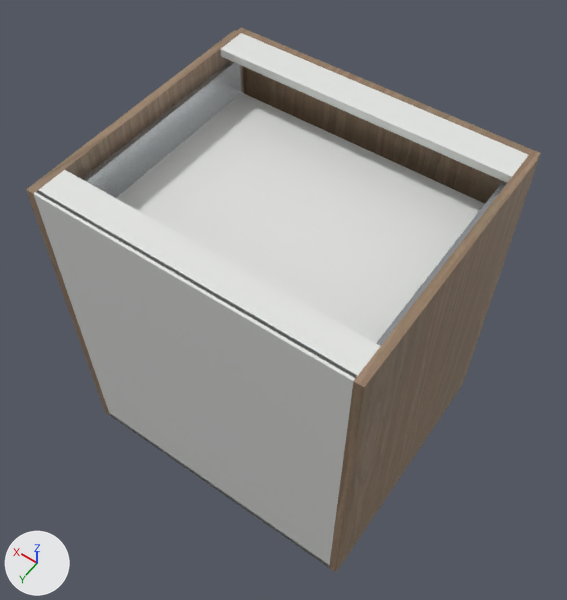
The glTF model storefront/public/cabinet-inventory/models/oppein-pb-mnw-b27.glb, before and after one commit.
Before and after are seen from a 50 mm camera at (-0.249, 0.544, 1.828) aimed at (0.371, -0.324, 0.464). The lights are fixed; the arrows at lower left show +X, +Y and +Z. The first picture is the older version. Where no turn or scale is listed for an object, it has been applied to the vertices.

The first picture shows 'Cabinet back', 'Cabinet side', 'Cabinet side.001', 'Drawer floor', 'Drawer front', 'Drawer side', 'Drawer side.001', 'Top support rail', 'Top support rail.001' and 2 more.
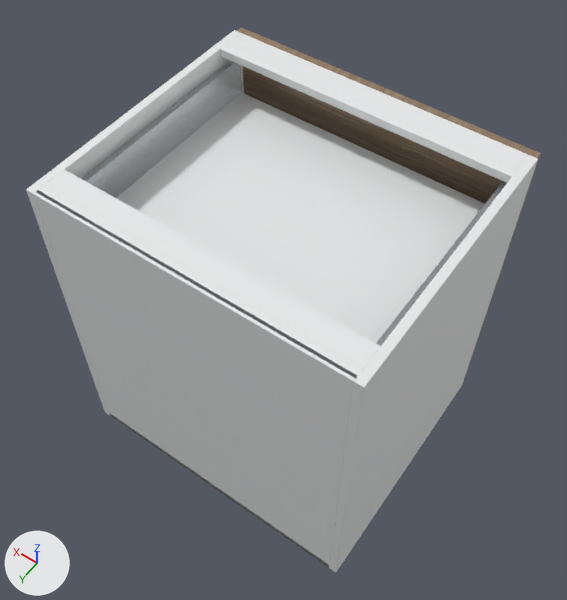
Where the change shows, as pixel boxes (x1, y1, x2, y2) in the pictures (567 x 600 px):
'Cabinet side', recoloured (brown to white)
    both: (329, 155, 538, 572)
'Cabinet side.001', recoloured
    both: (26, 30, 244, 415)

What the commit changed:
Material 'White cabinet carcass' (mat_white_cabinet_carcass) is new.
Its base color is (0.82, 0.83, 0.835) (white #eaebec).
Its roughness is 0.48.
me_cube has 56 vertices, 108 faces and spans x -0.009..0.009, y -0.293..0.293, z -0.381..0.381.
me_cube no longer uses material mat_supplier_finish___natural_wood (picture img_oak).
me_cube gains material mat_white_cabinet_carcass (white #eaebec).
me_cube_001 has 56 vertices, 108 faces and spans x -0.009..0.009, y -0.293..0.293, z -0.381..0.381.
me_cube_001 no longer uses material mat_supplier_finish___natural_wood (picture img_oak).
me_cube_001 gains material mat_white_cabinet_carcass (white #eaebec).
